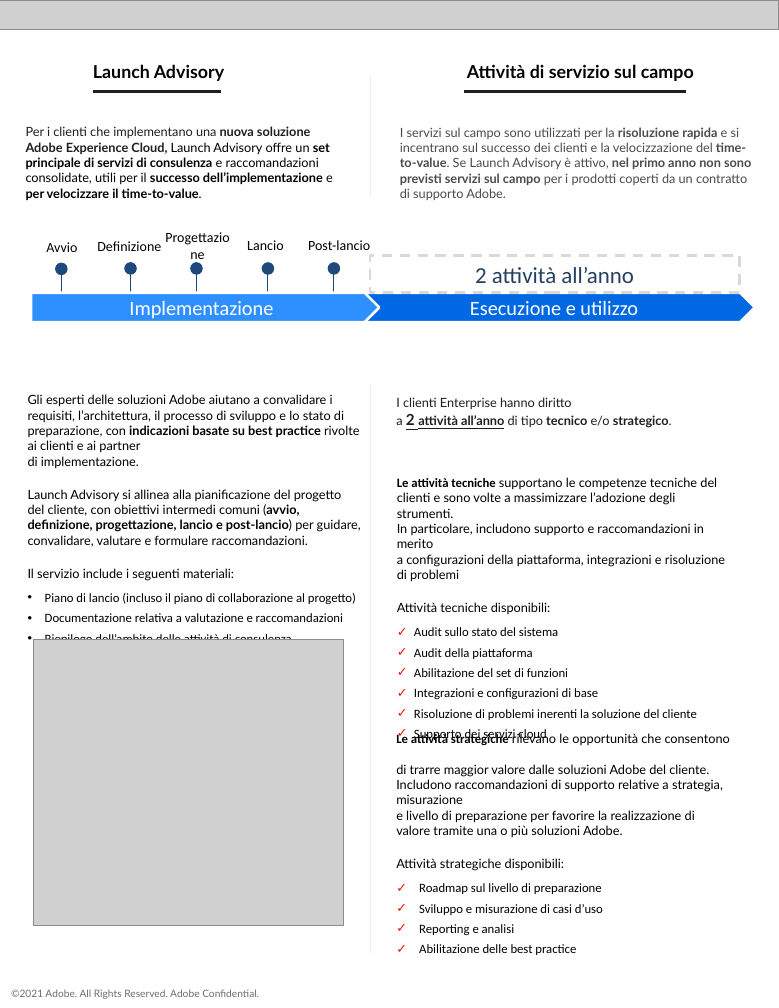
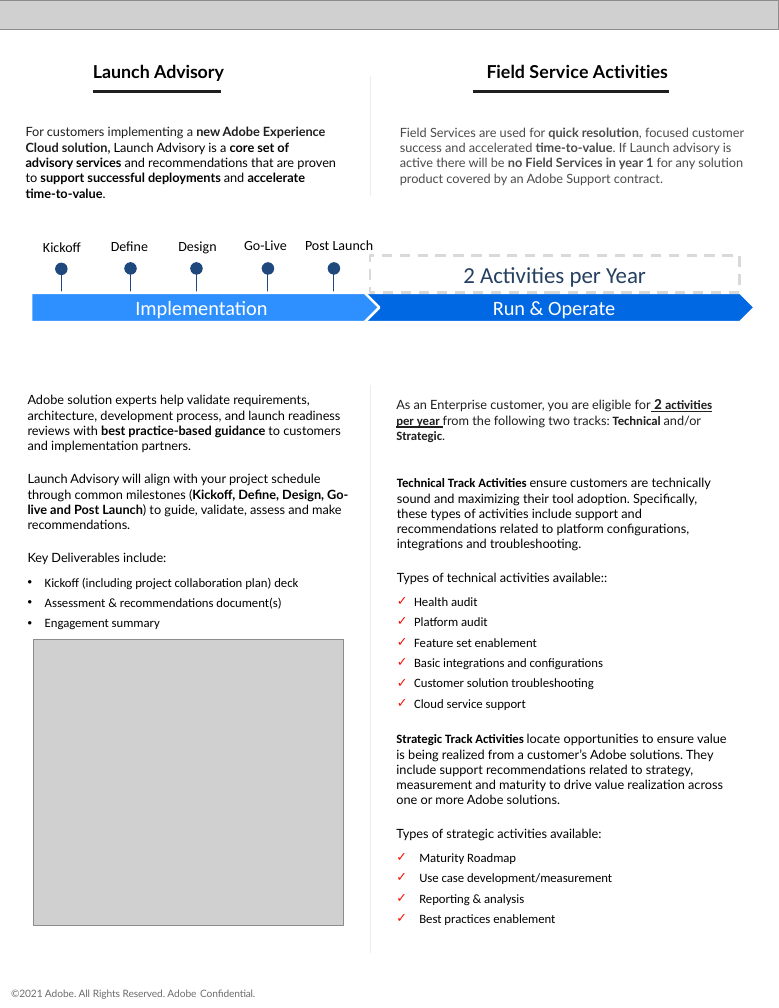
Before and after one commit to AdobeDocs/support-resources.it-IT, a slide deck: slide 3 of help/data-sheets/assets/EnterpriseSupportDatasheet.pptx. Drawn at 779x1008 pixels with LibreOffice and Linux fonts; fonts in the diff are those of the drawing; grey boxes stand for pictures. Boxes give left, top, right and bottom in pixels: in the first picture for what was removed or moved away, otherwise in the second. Text is boxed around its words. In the diff, an @@ line names an element or a change of style, - is before the commit and + after.

```diff
--- a/help/data-sheets/assets/EnterpriseSupportDatasheet.pptx
+++ b/help/data-sheets/assets/EnterpriseSupportDatasheet.pptx
@@ text at (x1=487, y1=64, x2=668, y2=78): text changed @@
-Attività di servizio sul campo
+Field Service Activities
@@ freeform shape resized from (x1=464, y1=92, x2=686, y2=98) to (x1=474, y1=92, x2=670, y2=97) @@
@@ text at (x1=26, y1=126, x2=336, y2=184): text changed @@
-Per i clienti che implementano una nuova soluzione Adobe Experience Cloud, Launch Advisory offre un set principale di servizi di consulenza e raccomandazioni consolidate, utili per il successo dell’implementazione e per velocizzare il time-to-value.
+For customers implementing a new Adobe Experience Cloud solution, Launch Advisory is a core set of advisory services and recommendations that are proven to support successful deployments and accelerate time-to-value.
@@ text at (x1=400, y1=127, x2=744, y2=185): text changed @@
-I servizi sul campo sono utilizzati per la risoluzione rapida e si incentrano sul successo dei clienti e la velocizzazione del time-to-value. Se Launch Advisory è attivo, nel primo anno non sono previsti servizi sul campo per i prodotti coperti da un contratto di supporto Adobe.
+Field Services are used for quick resolution, focused customer success and accelerated time-to-value. If Launch advisory is active there will be no Field Services in year 1 for any solution product covered by an Adobe Support contract.
@@ text at (x1=43, y1=242, x2=81, y2=252): text changed @@
-Avvio
+Kickoff
@@ text at (x1=111, y1=241, x2=148, y2=251): text changed @@
-Definizione
+Define
@@ text at (x1=178, y1=241, x2=216, y2=254): text changed @@
-Progettazione
+Design
@@ text at (x1=244, y1=240, x2=287, y2=250): text changed @@
-Lancio
+Go-Live
@@ text at (x1=305, y1=240, x2=374, y2=250): text changed @@
-Post-lancio
+Post Launch
@@ text in rectangle at (x1=463, y1=267, x2=646, y2=287): text changed @@
-2 attività all’anno
+2 Activities per Year
@@ text in pentagon arrow at (x1=135, y1=301, x2=267, y2=319): text changed @@
-Implementazione
+Implementation
@@ text in pentagon arrow at (x1=493, y1=301, x2=615, y2=319): text changed @@
-Esecuzione e utilizzo
+Run & Operate
@@ text at (x1=28, y1=394, x2=348, y2=629): text changed @@
-Gli esperti delle soluzioni Adobe aiutano a convalidare i requisiti, l’architettura, il processo di sviluppo e lo stato di preparazione, con indicazioni basate su best practice rivolte ai clienti e ai partner
-di implementazione.
-Launch Advisory si allinea alla pianificazione del progetto
-del cliente, con obiettivi intermedi comuni (avvio, definizione, progettazione, lancio e post-lancio) per guidare, convalidare, valutare e formulare raccomandazioni.
-Il servizio include i seguenti materiali:
-• Piano di lancio (incluso il piano di collaborazione al progetto)
-• Documentazione relativa a valutazione e raccomandazioni
-• Riepilogo dell’ambito delle attività di consulenza
+Adobe solution experts help validate requirements, architecture, development process, and launch readiness reviews with best practice-based guidance to customers and implementation partners.
+Launch Advisory will align with your project schedule through common milestones (Kickoff, Define, Design, Go-live and Post Launch) to guide, validate, assess and make recommendations.
+Key Deliverables include:
+• Kickoff (including project collaboration plan) deck
+• Assessment & recommendations document(s)
+• Engagement summary
@@ text at (x1=396, y1=399, x2=712, y2=442): text changed @@
-I clienti Enterprise hanno diritto
-a 2 attività all’anno di tipo tecnico e/o strategico.
+As an Enterprise customer, you are eligible for 2 activities per year from the following two tracks: Technical and/or Strategic.
@@ text at (x1=397, y1=477, x2=711, y2=710): text changed @@
-Le attività tecniche supportano le competenze tecniche del clienti e sono volte a massimizzare l’adozione degli strumenti.
-In particolare, includono supporto e raccomandazioni in merito
-a configurazioni della piattaforma, integrazioni e risoluzione
-di problemi
-Attività tecniche disponibili:
-✓ Audit sullo stato del sistema
-✓ Audit della piattaforma
-✓ Abilitazione del set di funzioni
-✓ Integrazioni e configurazioni di base
-✓ Risoluzione di problemi inerenti la soluzione del cliente
-✓ Supporto dei servizi cloud
+Technical Track Activities ensure customers are technically sound and maximizing their tool adoption. Specifically, these types of activities include support and recommendations related to platform configurations, integrations and troubleshooting.
+Types of technical activities available::
+✓ Health audit
+✓ Platform audit
+✓ Feature set enablement
+✓ Basic integrations and configurations
+✓ Customer solution troubleshooting
+✓ Cloud service support
@@ text at (x1=396, y1=733, x2=727, y2=925): text changed @@
-Le attività strategiche rilevano le opportunità che consentono
-di trarre maggior valore dalle soluzioni Adobe del cliente. Includono raccomandazioni di supporto relative a strategia, misurazione
-e livello di preparazione per favorire la realizzazione di valore tramite una o più soluzioni Adobe.
-Attività strategiche disponibili:
-✓ Roadmap sul livello di preparazione
-✓ Sviluppo e misurazione di casi d’uso
-✓ Reporting e analisi
-✓ Abilitazione delle best practice
+Strategic Track Activities locate opportunities to ensure value is being realized from a customer’s Adobe solutions. They include support recommendations related to strategy, measurement and maturity to drive value realization across one or more Adobe solutions.
+Types of strategic activities available:
+✓ Maturity Roadmap
+✓ Use case development/measurement
+✓ Reporting & analysis
+✓ Best practices enablement
@@ text "©2021 Adobe. All Rights Reserved. ..." at (x1=11, y1=989, x2=255, y2=999): letter spacing 0 to -0.1 pt @@
```
Also in this commit, not shown: 3 other slides changed, 7 other files.
